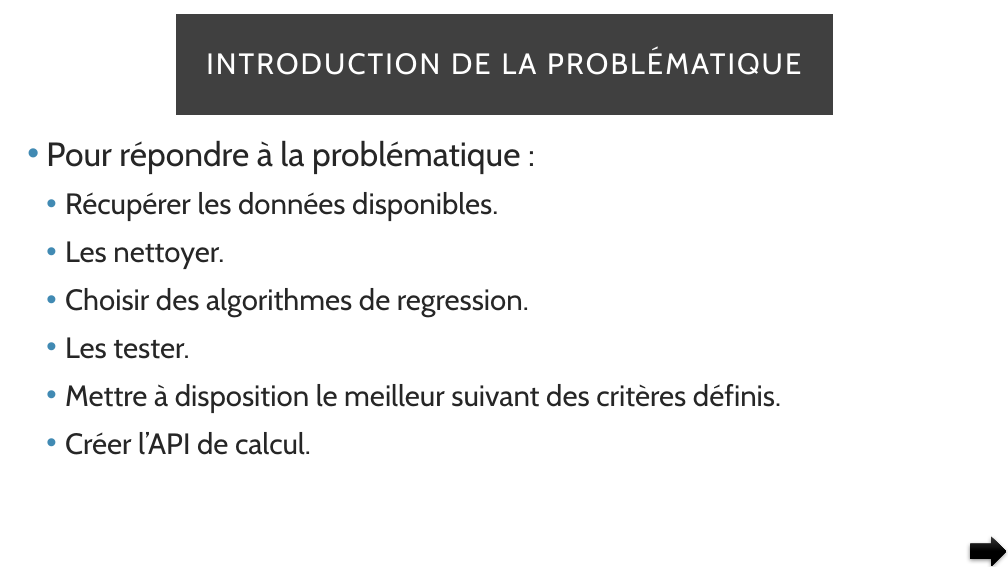
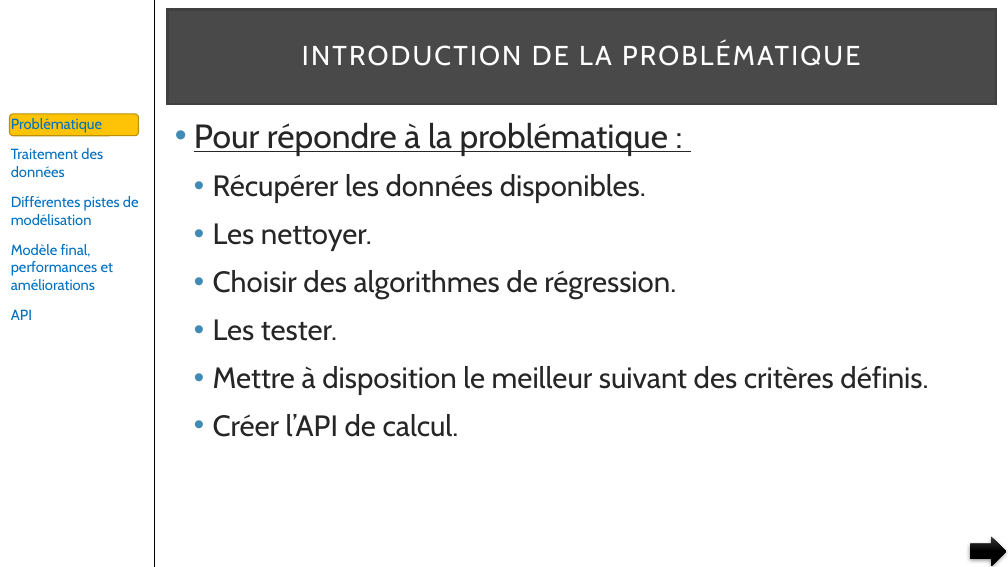
Before and after one commit to pfroide/python, a slide deck: slide 4 of Projet_4/p4.pptx. Drawn at 1008x567 pixels with LibreOffice and Linux fonts; fonts in the diff are those of the drawing. Boxes give left, top, right and bottom in pixels: in the first picture for what was removed or moved away, otherwise in the second. Text is boxed around its words. In the diff, an @@ line names an element or a change of style, - is before the commit and + after.

Commit message:
Version finale

```diff
--- a/Projet_4/p4.pptx
+++ b/Projet_4/p4.pptx
@@ line added from (154, 0) to (154, 567), #000000 1 pt @@
@@ title "INTRODUCTION DE LA PROBLÉMATIQUE": place and size @@
-title "INTRODUCTION DE LA PROBLÉMATIQUE" at [177,16,832,114]
+title "INTRODUCTION DE LA PROBLÉMATIQUE" at [167,10,996,104]
@@ title "INTRODUCTION DE LA PROBLÉMATIQUE" at [167,10,996,104]: size 28 to 26 pt; fill #000000 at 75% opacity to #0D0D0D at 75% opacity @@
@@ rounded rectangle added at [10,114,139,136], fill #FEC306, outline #BC9004 1 pt @@
@@ text added at [11,118,139,320], 14 pt, text #0070C0 @@
+Problématique
+Traitement des données
+Différentes pistes de modélisation
+Modèle final, performances et améliorations
+API
@@ text "Pour répondre à la problématique ...": place and size @@
-text "Pour répondre à la problématique ..." at [46,140,781,455]
+text "Pour répondre à la problématique ..." at [194,122,928,437]
@@ text at [194,122,668,156]: underline on in "Pour répondre à la problématique :" @@
@@ text at [213,270,676,299]: text changed @@
-  • Choisir des algorithmes de regression.
+  • Choisir des algorithmes de régression.
```
Also in this commit, not shown: 27 other slides changed, 10 slides added, 6 slides removed.
